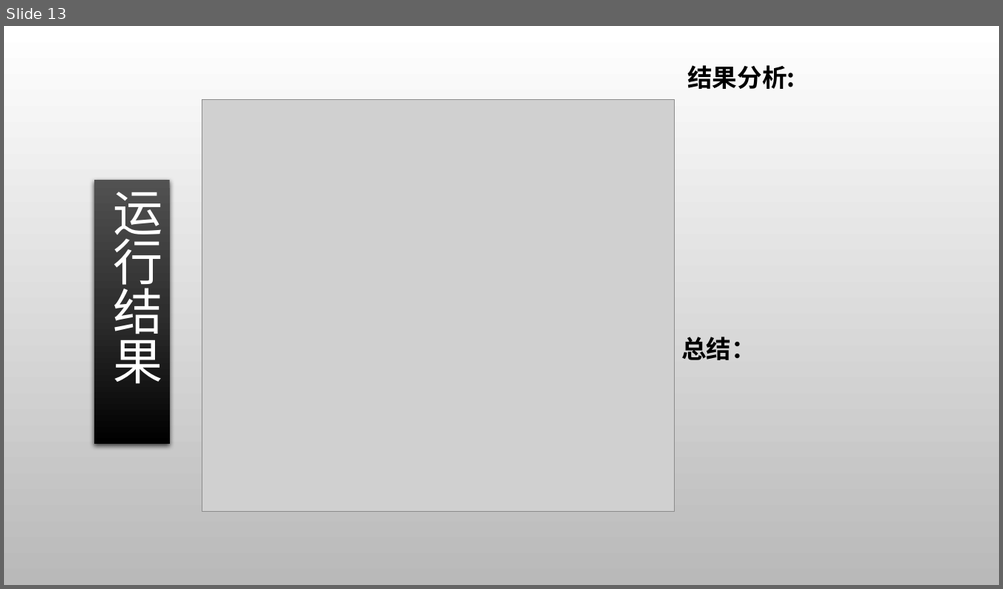
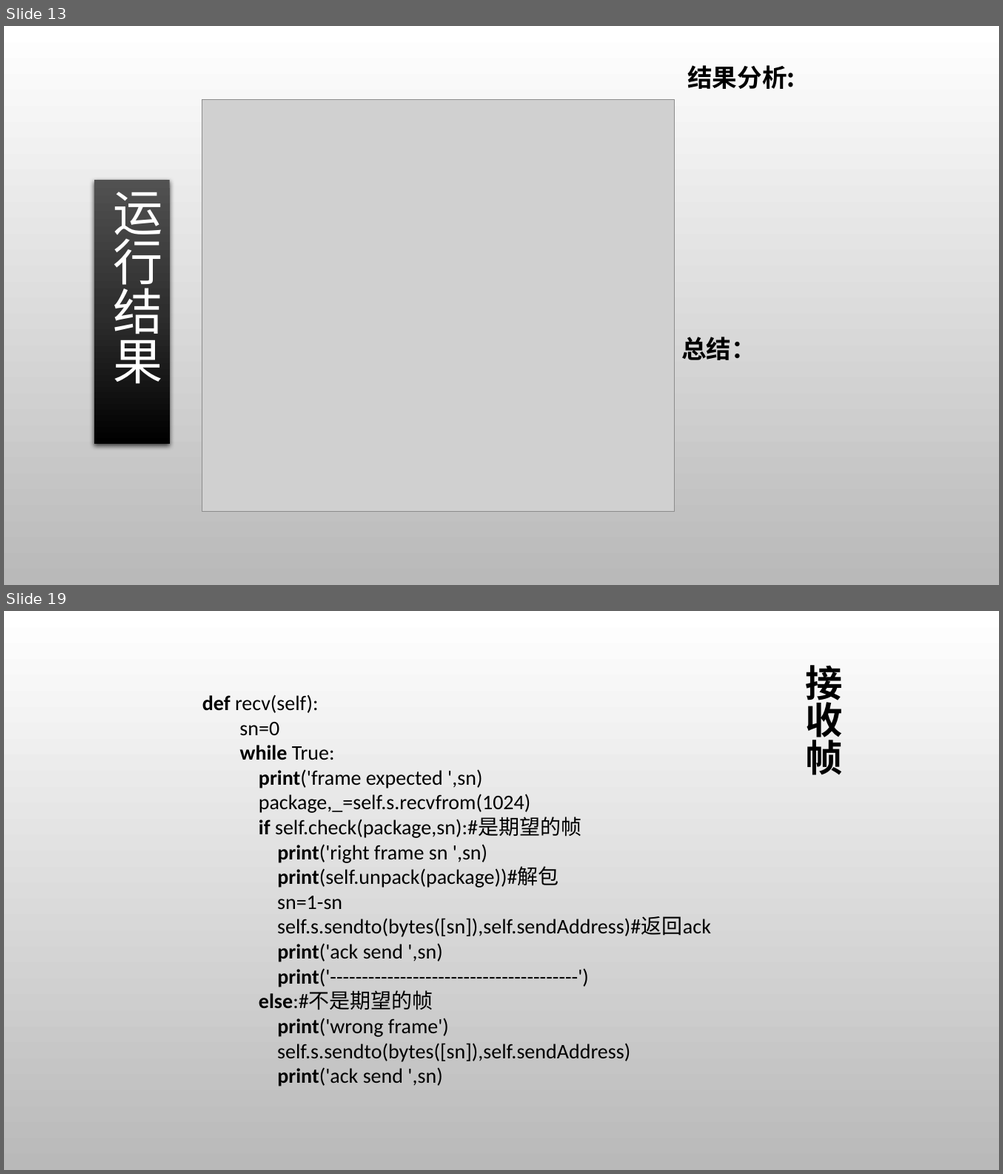
Before and after one commit to Tim-xiaofan/computer_network, a slide deck: python/ppt/ppt-chapter3.pptx. Shown one above the other, each under a label of ours: slide 13 before the commit, slides 13 and 19 after it; the slides between them are not shown. The pictures are 1003x589 and 1003x1174 pixels, drawn with LibreOffice and Linux fonts; fonts in the diff are those of the drawing; grey boxes stand for pictures; background and template pictures are left out. Boxes give left, top, right and bottom in pixels: in the first picture for what was removed or moved away, otherwise in the second. Text is boxed around its words. In the diff, an @@ line names an element or a change of style, - is before the commit and + after.

```diff
--- a/python/ppt/ppt-chapter3.pptx
+++ b/python/ppt/ppt-chapter3.pptx
@@ slide 19 added at (4, 611, 999, 1170), background picture (left out) @@
@@ title added at (805, 665, 842, 775), 36 pt, text #000000, bold @@
+接收帧
@@ text added at (202, 695, 711, 1087), 20 pt, text #000000 @@
+def recv(self):
+sn=0
+while True:
+print('frame expected ',sn)
+package,_=self.s.recvfrom(1024)
+if self.check(package,sn):#是期望的帧
+print('right frame sn ',sn)
+print(self.unpack(package))#解包
+sn=1-sn
+self.s.sendto(bytes([sn]),self.sendAddress)#返回ack
+print('ack send ',sn)
+print('---------------------------------------')
+else:#不是期望的帧
+print('wrong frame')
+self.s.sendto(bytes([sn]),self.sendAddress)
+print('ack send ',sn)
```
Also in this commit, not shown: 16 other slides added.
